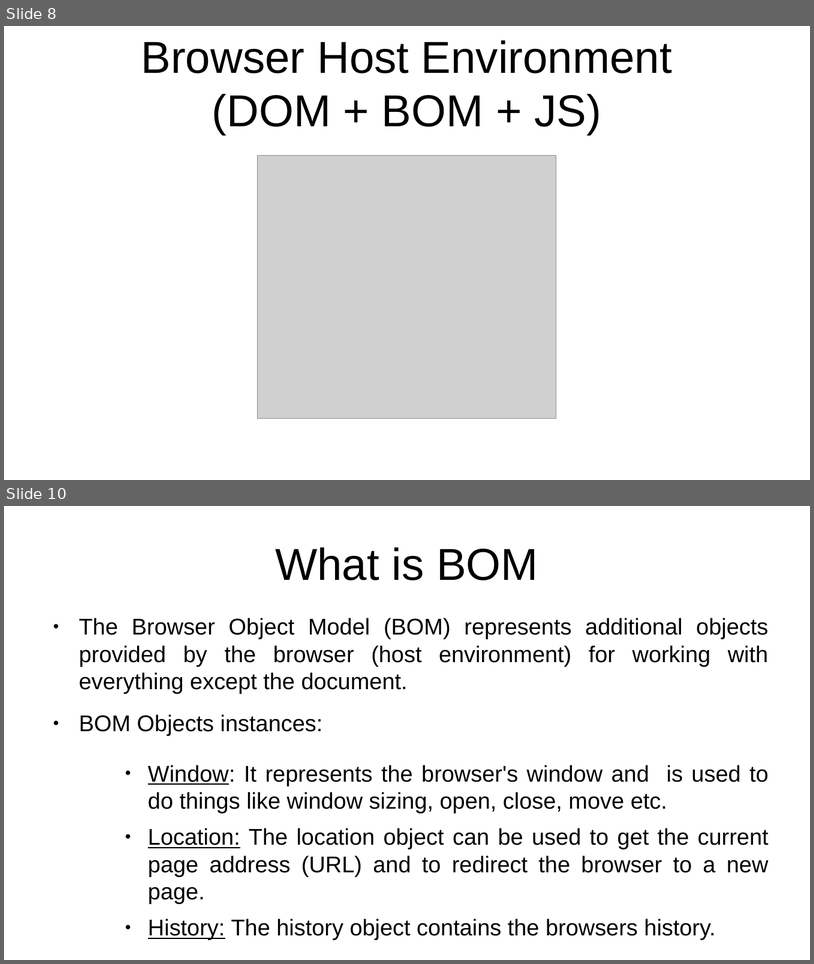
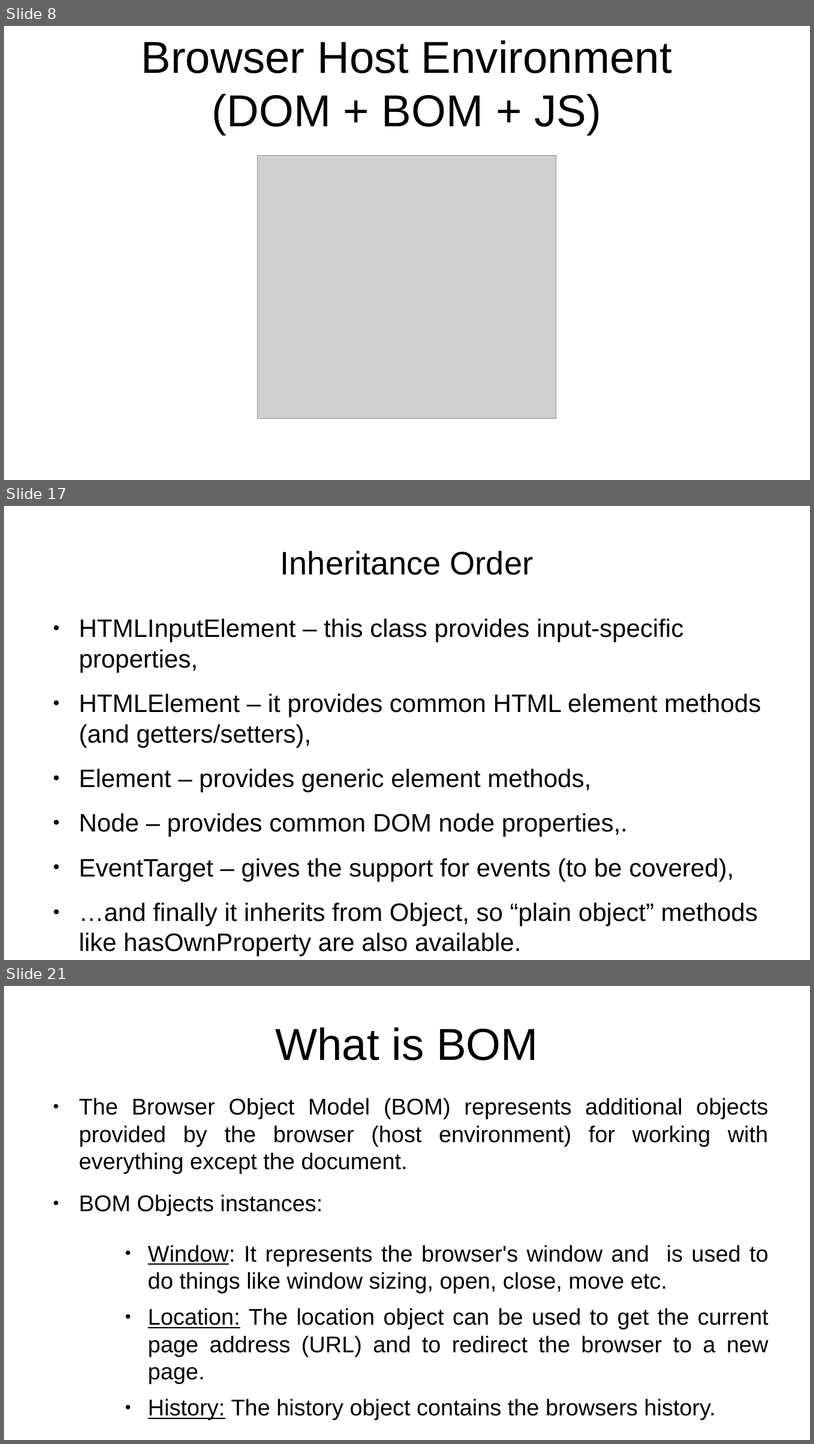
Before and after one commit to rajeshchauhan23102008/documents, a slide deck: src/courses/javascript/Javascript - No Theme.odp. Shown one above the other, each under a label of ours: slides 8 and 10 before the commit, slides 8, 17 and 21 after it; the slides between them are not shown. The pictures are 814x964 and 814x1444 pixels, drawn with LibreOffice and Linux fonts; fonts in the diff are those of the drawing; grey boxes stand for pictures. Boxes give left, top, right and bottom in pixels: in the first picture for what was removed or moved away, otherwise in the second. Text is boxed around its words. In the diff, an @@ line names an element or a change of style, - is before the commit and + after.

```diff
--- a/src/courses/javascript/Javascript - No Theme.odp
+++ b/src/courses/javascript/Javascript - No Theme.odp
@@ slide 17 added at (4,506,810,960), background #FFFFFF @@
@@ title added at (281,550,534,575), 32 pt, text #000000 @@
+Inheritance Order
@@ text added at (79,618,761,956), 24.8 pt, text #000000 @@
+● HTMLInputElement – this class provides input-specific properties,
+● HTMLElement – it provides common HTML element methods (and getters/setters),
+● Element – provides generic element methods,
+● Node – provides common DOM node properties,.
+● EventTarget – gives the support for events (to be covered),
+● …and finally it inherits from Object, so “plain object” methods like hasOwnProperty are also available.
@@ what was slide 10 is now slide 21 @@
```
Also in this commit, not shown: 4 slides changed, 9 other slides added, 3 other files.
